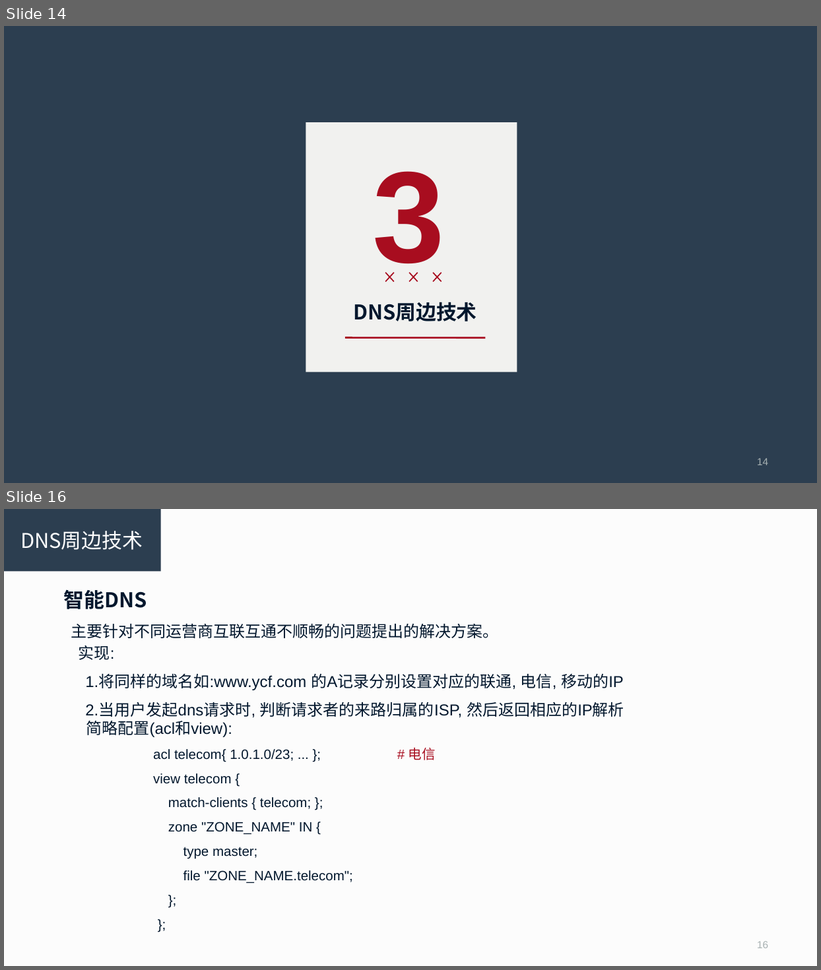
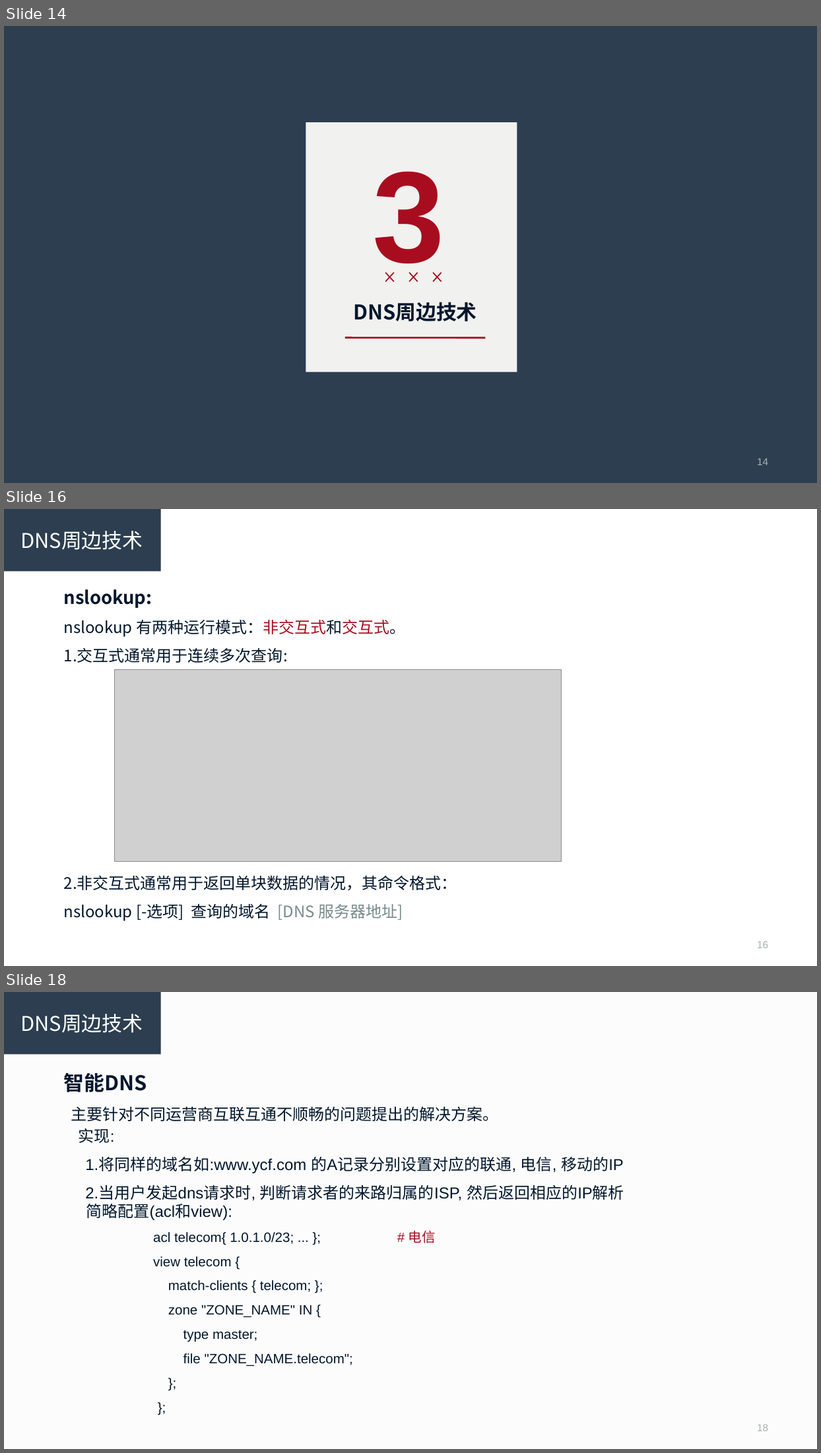
Before and after one commit to R-Lin/Simple_scripts, a slide deck: dns.ppt. Shown one above the other, each under a label of ours: slides 14 and 16 before the commit, slides 14, 16 and 18 after it; the slides between them are not shown. The pictures are 821x970 and 821x1453 pixels, drawn with LibreOffice and Linux fonts; fonts in the diff are those of the drawing; grey boxes stand for pictures. Boxes give left, top, right and bottom in pixels: in the first picture for what was removed or moved away, otherwise in the second. Text is boxed around its words. In the diff, an @@ line names an element or a change of style, - is before the commit and + after.

```diff
--- a/dns.ppt
+++ b/dns.ppt
@@ slide 16 added at (4,509,817,966), background #FFFFFF @@
@@ rectangle added at (4,509,161,571), fill #2C3E50, 18 pt, text #FFFFFF @@
+DNS周边技术
@@ text added at (64,590,457,921), 14 pt, text #02172D @@
+nslookup:
+nslookup 有两种运行模式：非交互式和交互式。
+1.交互式通常用于连续多次查询:
+2.非交互式通常用于返回单块数据的情况，其命令格式：
+nslookup [-选项] 查询的域名 [DNS 服务器地址]
@@ picture added at (115,670,561,862) @@
@@ page number added at (757,941,768,949), 9 pt, text #A7B1B2 @@
+16
@@ what was slide 16 is now slide 18 @@
```
Also in this commit, not shown: 2 other slides added, 1 slide removed, 1 other file.
